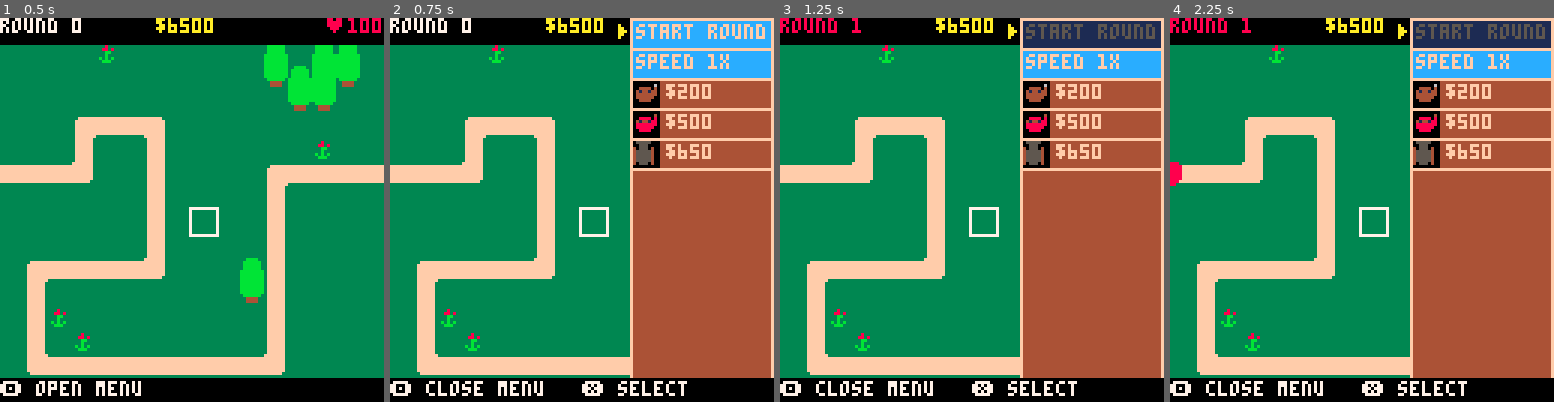
Above: before the commit, frames 1-4 (left to right).
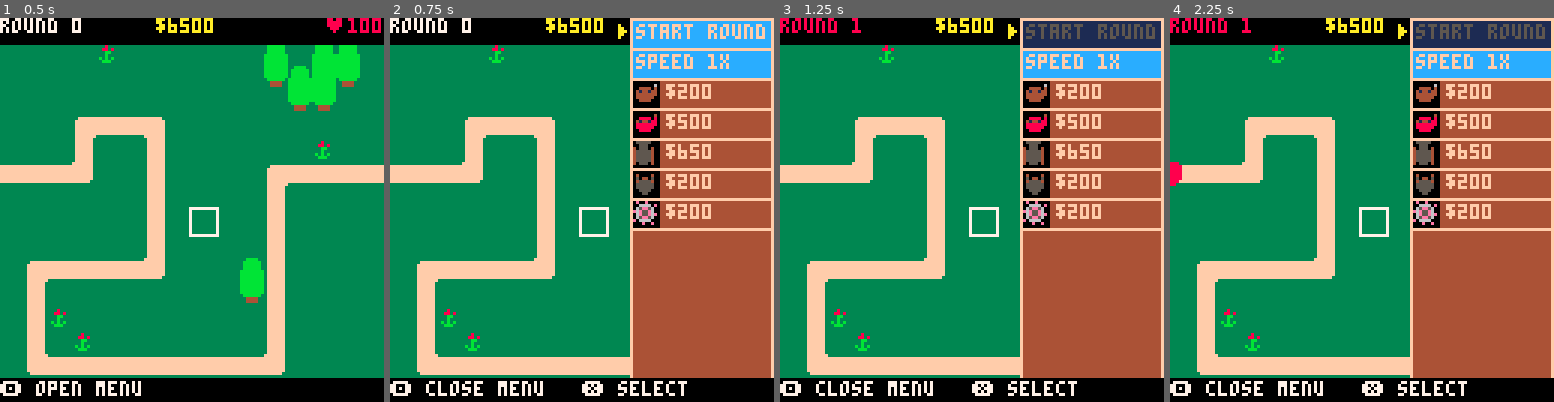
Above: after the commit, the same moments.

Repository: ingobeans/btd64
Game: PICO-8 cartridge btd64.p8
The game is run twice, just before and just after one commit, with the same random seed, the same clock (stepped at 60 frames per second) and the same inputs.
Inputs:
- Up to frame 1 (0.5 s): tap X (X key) at 0.33 s
- Up to frame 2 (0.75 s): tap O (Z key) at 0.7 s
- Up to frame 3 (1.25 s): tap X (X key) at 1.07 s
- Up to frame 4 (2.25 s): hold Right 1.6-2.1 s; tap O (Z key) at 1.7, 2.1 s; tap X (X key) at 1.85 s; hold Up from 2.15 s (still down)

Frame 1 is identical in both runs. In frame 2, 2.1% of the frame differs, in the area x 63-100%, y 39-56%; in frame 3, 2.1%; in frame 4, 2.1%.

Commit message:
add upgrade progress ui and improved monkeys

Diff:
--- a/btd64.p8
+++ b/btd64.p8
@@ -509,15 +509,35 @@
 				print("locked",128-w+12,k*10+2,15)
 			elseif v == 1 then
 				rect(128-w,k*10,127,10+k*10,15)
-				print("no more up.",128-w+2,k*10+2,15)
+				print("max upg.",128-w+2,k*10+2,15)
 			else
 				rectfill(128-w,k*10,128-w+9,10+k*10,0)
 				rect(128-w,k*10,127,10+k*10,15)
 				spr(v[2],130-w,k*10+2)
 				print("$"..v[1],128-w+12,k*10+2,15)
 			end
-
-		end
+		end
+
+		--draw upgrade progress
+		ps = 3
+		for k,v in pairs({m.ui1,m.ui2}) do
+			for i=1,3 do
+				c = 3
+
+				--if path is locked
+				if buttons[k] == 0 then
+					c = 0
+				end
+
+				--if upgrade is bought
+				if i<v then
+					c = 11
+				end
+
+				rectfill(127-ps,k*10+i*ps-ps+1,126,k*10+i*ps,c)
+			end
+		end
+
 		rectborder(128-w,30,127,40,8,15)
 		print("sell $"..m.vl,130-w,32,15)
 
@@ -589,6 +609,7 @@
 		c=200,--cost
 		cmo=false, --camo
 		i=1, --sprite
+		trac=0, --transparency colour
 		r=2.5, --range
 		a=reg_attack, --attack func
 		ps=4, --proj speed
@@ -659,23 +680,23 @@
 			{{10,14},{8,7}}
 		},
 		u1={
-			{300,67,function(this)
+			{300,68,function(this)
 				this.r = 3.2
 				this.ad = 12
 				this.ccs=max(2,this.ccs)
 			end},
-			{300,68,function(this)
+			{300,69,function(this)
 				this.pr = 3
 				this.ccs=max(5,this.ccs)
 			end}
 		},
 		u2={
-			{250,83,function(this)
+			{250,84,function(this)
 				this.phm = true
 				this.pl += 10
 				this.ccs=max(3,this.ccs)
 			end},
-			{350,84,function(this)
+			{350,85,function(this)
 				this.ccs=max(4,this.ccs)
 				this.phfn = ph_stun
 			end}
@@ -691,10 +712,12 @@
 	})
 	bomb_shtr = new_mk({
 		cs={
-			{{8,5},{9,5}},
-			{{9,5}},
-			{{9,8}},
-			{}
+			{{8,5},{9,5},{1,5}},
+			{{9,5},{1,5}},
+			{{9,8},{1,5}},
+			{{5,11},{9,11},{8,11},{1,10}},
+			{{12,6}},
+			{{5,3},{6,11},{12,6}}
 		},
 		u1={
 			{200,77,function (this)
@@ -702,10 +725,13 @@
 				this.ccs=max(2,this.ccs)
 			end},
 			{300,78,function (this)
-
+				this.ccs=max(3,this.ccs)
 			end},
 			{800,79,function (this)
-
+				this.ccs=max(4,this.ccs)
+				if this.i != 4 then
+					this.ccs=6
+				end
 			end}
 		},
 		u2={
@@ -721,7 +747,8 @@
 				this.r += 0.1
 				this.ad -= 0.4
 				this.ps += 3
-				this.ccs=4
+				this.ccs=max(3,this.ccs)
+				this.ccs += 2
 				this.i = 20
 			end},
 			{900,95,function (this)
@@ -740,7 +767,24 @@
 		pdf=dp_bomb,
 		r=3
 	})
-	monkey_types = {dart,ninja,bomb_shtr}
+	apprentice = new_mk({
+		cs={
+			{}
+		},
+		i=5,
+		r=2.9,
+		pdf=dp_magic_bolt,
+		ps=2,
+		pr=2,
+		ad=33,
+		pl=20,
+		trac=14
+	})
+	tack_shtr = new_mk({
+		i=2,
+		r=1.4
+	})
+	monkey_types = {dart,ninja,bomb_shtr,apprentice,tack_shtr}
 end
 -->8
 --monkeys
@@ -750,11 +794,15 @@
 function update_monkeys()
 	for k,v in pairs(monkeys) do
 		a = atan2(v.lar[2],v.lar[1])-0.5
+		palt(0, false)
+		palt(v.trac,true)
+		rspr_clear_col = v.trac
 		for _,c in pairs(v.cs[v.ccs]) do
 			pal(c[1],c[2])
 		end
 		spr_r(v.i, v.p[1]-4, v.p[2]-4,a,1,1)
 		pal()
+		palt()
 		if crsr[1]*8 == v.p[1]-4 and
 					crsr[2]*8 == v.p[2]-4 and
 					placing == -1 then
@@ -772,11 +820,15 @@
 
 function draw_base_monkey(ti,pos)
 	mt = monkey_types[ti]
+
+	palt(0,false)
+	palt(mt.trac,true)
 	for _,c in pairs(mt.cs[mt.ccs]) do
 		pal(c[1],c[2])
 	end
 	spr(mt.i,pos[1],pos[2])
 	pal()
+	palt()
 end
 
 function spwn_monkey(pos,ti)
@@ -964,6 +1016,10 @@
 
 function dp_shuriken(p)
 	circ(p.p[1],p.p[2],1,0)
+end
+
+function dp_magic_bolt(p)
+	circfill(p.p[1],p.p[2],1,14)
 end
 
 function ph_stun(this)
@@ -1050,7 +1106,7 @@
 	rspr(flr(s%16)*8,flr(s/16)*8,0,8,a,w)
  sspr(0,8,8*w,8*w,x,y,8*w,8*w)
 end
-local rspr_clear_col=0
+rspr_clear_col=0
 function rspr(sx,sy,x,y,a,w)
 	local ca,sa=cos(a),sin(a)
 	local srcx,srcy,addr,pixel_pair
Not shown, changed: 48 lines of the sprite sheet (__gfx__) section of btd64.p8
